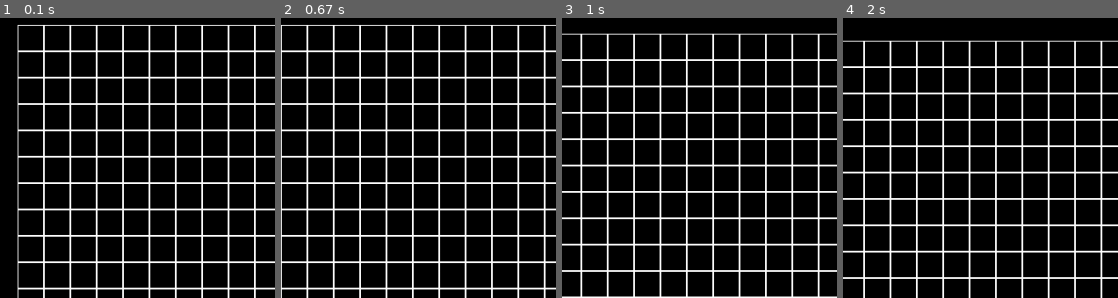
Above: before the commit, frames 1-4 (left to right).
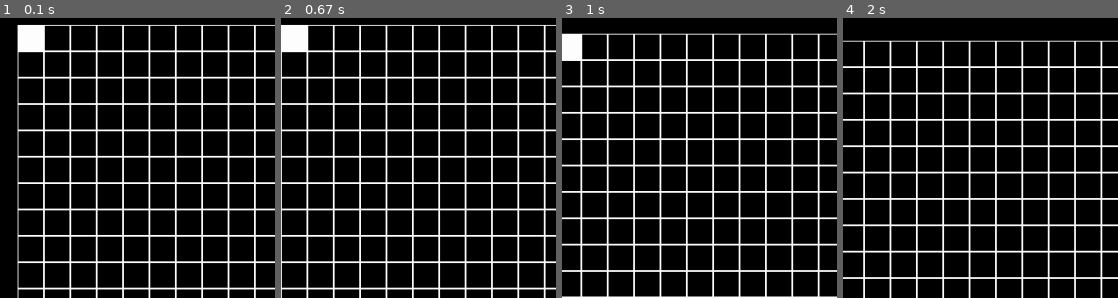
Above: after the commit, the same moments.

Repository: MaximGorobec/pygame_project
Game: pygame game, started from main.py
Two runs of this game, one before a commit and one after it. Both use one fixed random seed, a clock stepped at 60 frames per second and the inputs below.
Inputs (mouse positions are % of the whole screen's width and height, from its top left):
- Up to frame 1 (0.1 s): no input
- Up to frame 2 (0.67 s): hold D from 0.33 s (still down)
- Up to frame 3 (1 s): release D at 0.8 s; hold W from 0.83 s (still down)
- Up to frame 4 (2 s): release W at 1.13 s; click (outside the picture) at 1.22 s; hold D 1.5-1.97 s
The pictures show only the part of the screen within x 0-50%, y 0-50%; the shares and areas given below are measured in that part.

The runs differ from the first frame. In frame 1, 0.8% of the frame differs, in the area x 6-16%, y 2-12%; in frame 2, 0.9%, in the area x 0-10%, y 2-12%; in frame 3, 0.6%; in frame 4, nothing differs.

Commit message:
по умолчанию внешнее пространсто теперь равно 0 0 а 0 0 раное 1

Diff:
--- a/Board_class.py
+++ b/Board_class.py
@@ -7,6 +7,7 @@
         self.width = width
         self.height = height
         self.board = [[0] * height for _ in range(width)]
+        self.board[0][0] = 1
         # значения по умолчанию
         self.left = 20
         self.top = 50
@@ -30,9 +31,9 @@
 
     def get_cell(self, mouse_pos):
         pos = ((mouse_pos[0] - self.left) // self.cell_size, (mouse_pos[1] - self.top) // self.cell_size)
-        if pos[0] <= self.width - 1 and pos[1] <= self.height - 1:
+        if (0 <= pos[0] <= self.width - 1) and (0 <= pos[1] <= self.height - 1):
             return pos
-        return (-1, -1)
+        return (0, 0)
 
     def get_click(self, mouse_pos):
         cell = self.get_cell(mouse_pos)
